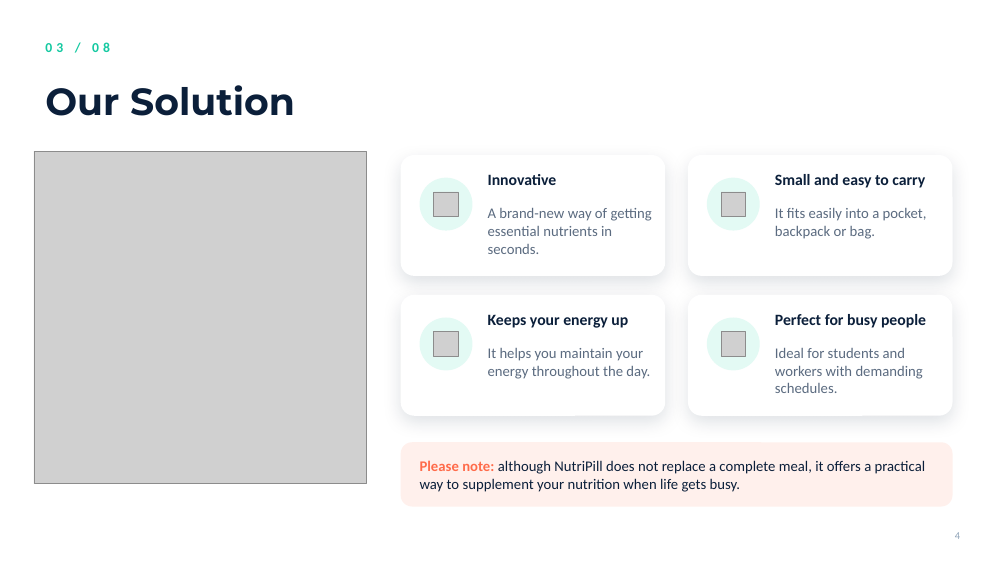
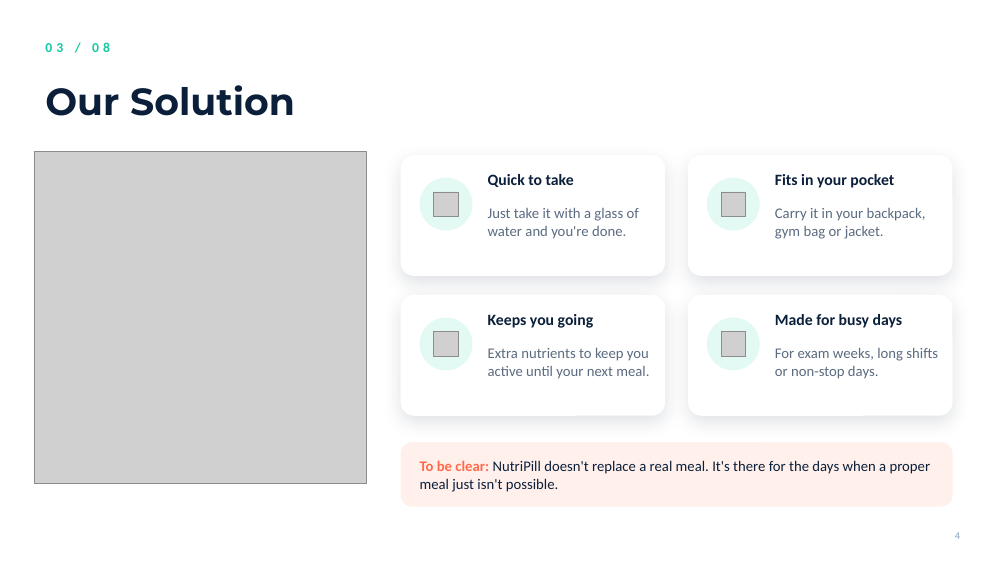
Before and after one commit to Johnporkthethird/english-presentaiton-, a slide deck: slide 4 of NutriPill.pptx. Drawn at 1008x567 pixels with LibreOffice and Linux fonts; fonts in the diff are those of the drawing; grey boxes stand for pictures; background and template pictures are left out. Boxes give left, top, right and bottom in pixels: in the first picture for what was removed or moved away, otherwise in the second. Text is boxed around its words. In the diff, an @@ line names an element or a change of style, - is before the commit and + after.

```diff
--- a/NutriPill.pptx
+++ b/NutriPill.pptx
@@ text at [488,174,574,187]: text changed @@
-Innovative
+Quick to take
@@ text at [775,174,894,188]: text changed @@
-Small and easy to carry
+Fits in your pocket
@@ text at [488,208,639,239]: text changed @@
-A brand-new way of getting essential nutrients in seconds.
+Just take it with a glass of water and you're done.
@@ text at [775,208,926,239]: text changed @@
-It fits easily into a pocket, backpack or bag.
+Carry it in your backpack, gym bag or jacket.
@@ text at [488,314,594,328]: text changed @@
-Keeps your energy up
+Keeps you going
@@ text at [775,314,903,328]: text changed @@
-Perfect for busy people
+Made for busy days
@@ text at [488,348,649,379]: text changed @@
-It helps you maintain your energy throughout the day.
+Extra nutrients to keep you active until your next meal.
@@ text at [775,348,938,379]: text changed @@
-Ideal for students and workers with demanding schedules.
+For exam weeks, long shifts or non-stop days.
@@ text at [420,460,931,492]: text changed @@
-Please note: although NutriPill does not replace a complete meal, it offers a practical way to supplement your nutrition when life gets busy.
+To be clear: NutriPill doesn't replace a real meal. It's there for the days when a proper meal just isn't possible.
```
Also in this commit, not shown: 8 other slides changed, 2 other files.
